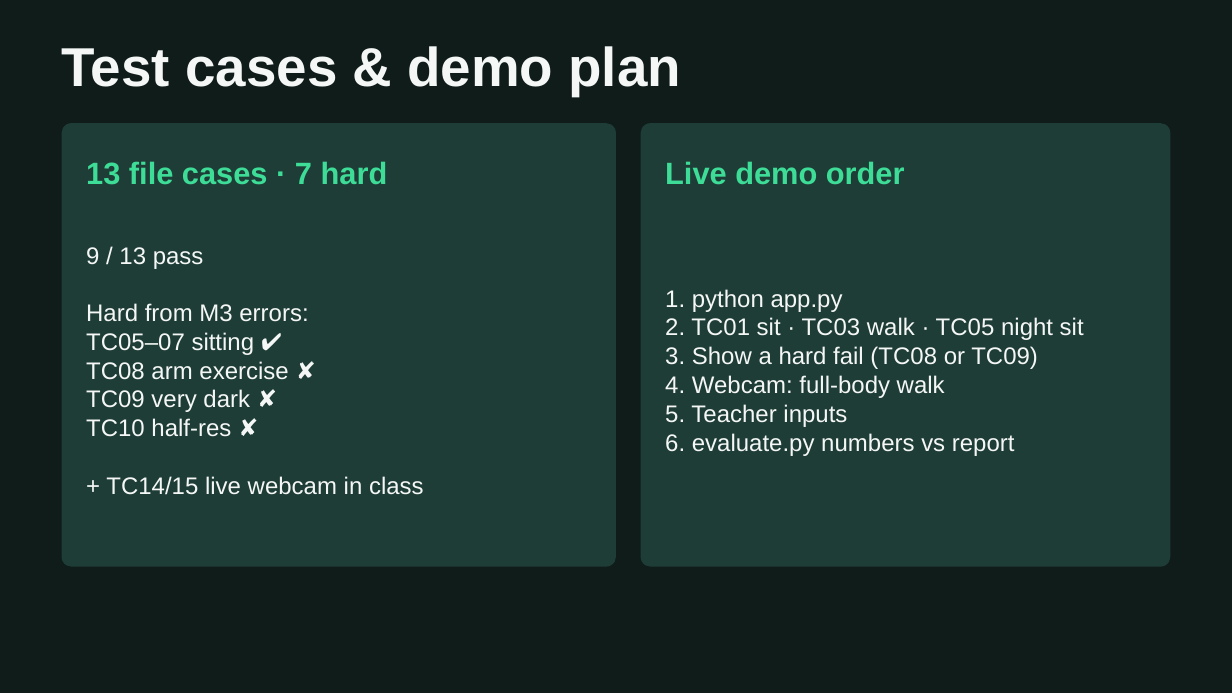
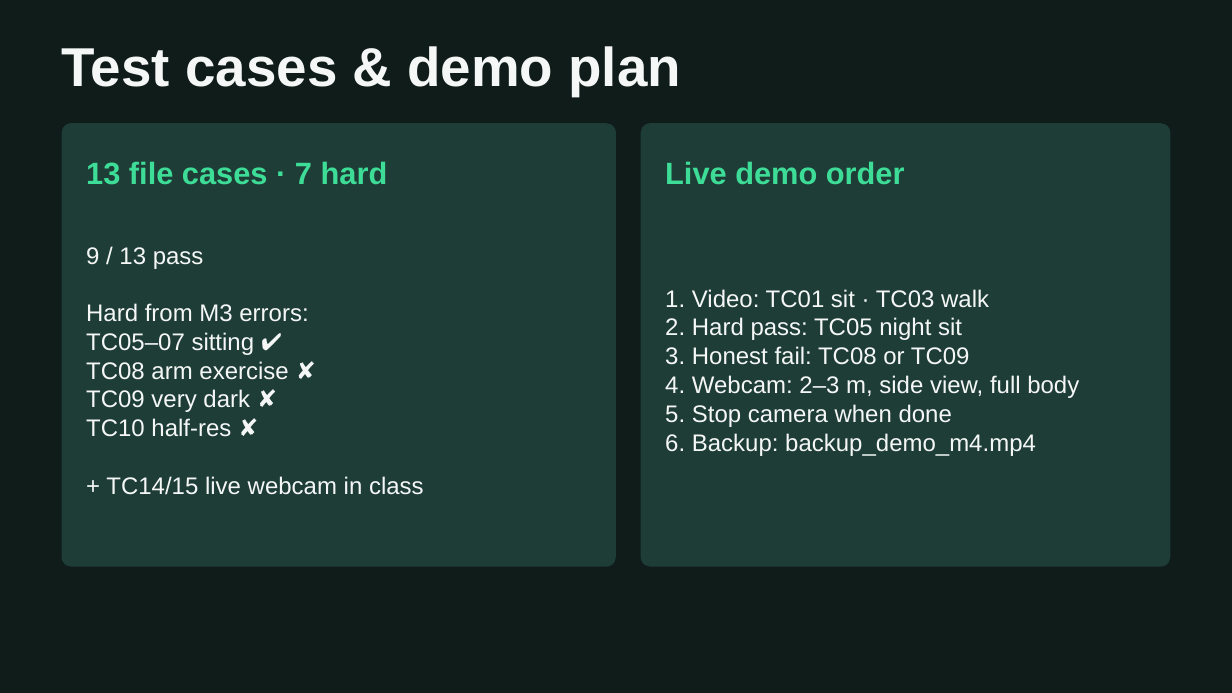
Before and after one commit to Wilul1/Computer_Vision, a slide deck: slide 10 of docs/slides_final.pptx (slide 9 before the commit). Drawn at 1232x693 pixels with LibreOffice and Linux fonts; fonts in the diff are those of the drawing. Boxes give left, top, right and bottom in pixels: in the first picture for what was removed or moved away, otherwise in the second. Text is boxed around its words. In the diff, an @@ line names an element or a change of style, - is before the commit and + after.

```diff
--- a/docs/slides_final.pptx
+++ b/docs/slides_final.pptx
@@ text at [665,289,1079,456]: text changed @@
-1. python app.py
-2. TC01 sit · TC03 walk · TC05 night sit
-3. Show a hard fail (TC08 or TC09)
-4. Webcam: full-body walk
-5. Teacher inputs
-6. evaluate.py numbers vs report
+1. Video: TC01 sit · TC03 walk
+2. Hard pass: TC05 night sit
+3. Honest fail: TC08 or TC09
+4. Webcam: 2–3 m, side view, full body
+5. Stop camera when done
+6. Backup: backup_demo_m4.mp4
```
Also in this commit, not shown: 1 other slide changed, 1 slide added, 33 other files.
